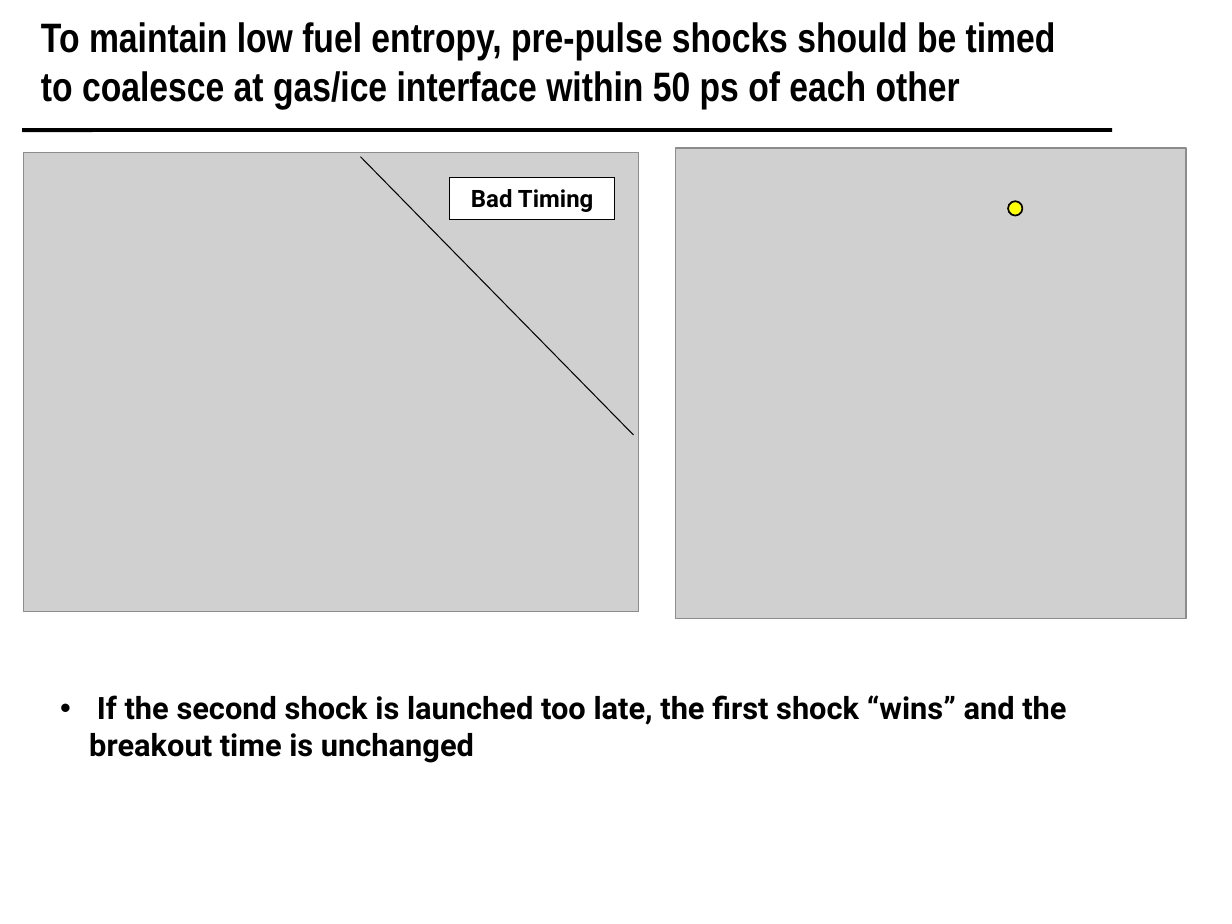
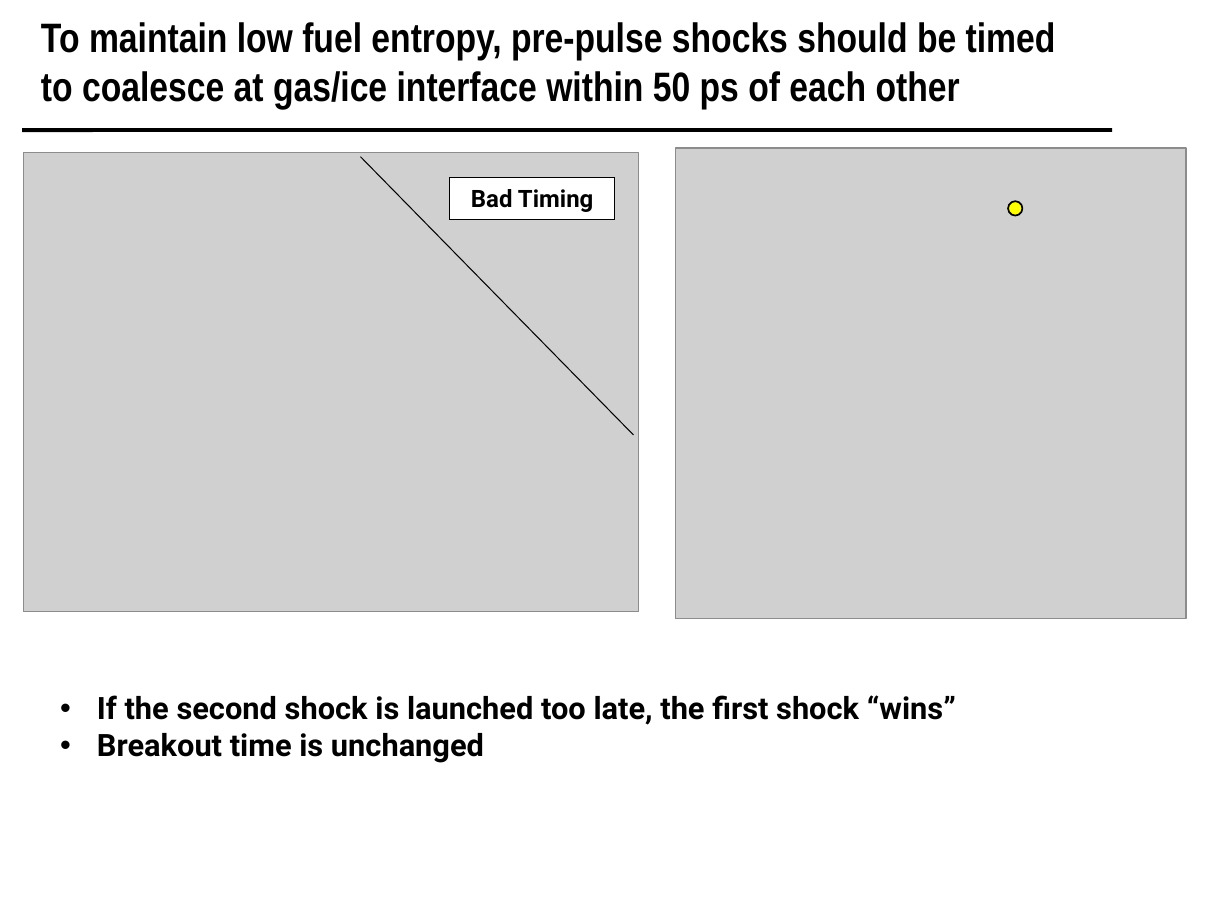
Before and after one commit to scipy-conference/scipy_proceedings, a slide deck: slide 18 of papers/koningterry/slides.pptx (slide 20 before the commit). Drawn at 1232x924 pixels with LibreOffice and Linux fonts; fonts in the diff are those of the drawing; grey boxes stand for pictures; background and template pictures are left out. Boxes give left, top, right and bottom in pixels: in the first picture for what was removed or moved away, otherwise in the second. Text is boxed around its words. In the diff, an @@ line names an element or a change of style, - is before the commit and + after.

```diff
--- a/papers/koningterry/slides.pptx
+++ b/papers/koningterry/slides.pptx
@@ text at (x1=97, y1=695, x2=956, y2=763): text changed @@
-• If the second shock is launched too late, the first shock “wins” and the breakout time is unchanged
+• If the second shock is launched too late, the first shock “wins”
+• Breakout time is unchanged
```
Also in this commit, not shown: 6 other slides changed, 1 slide added, 3 slides removed.
